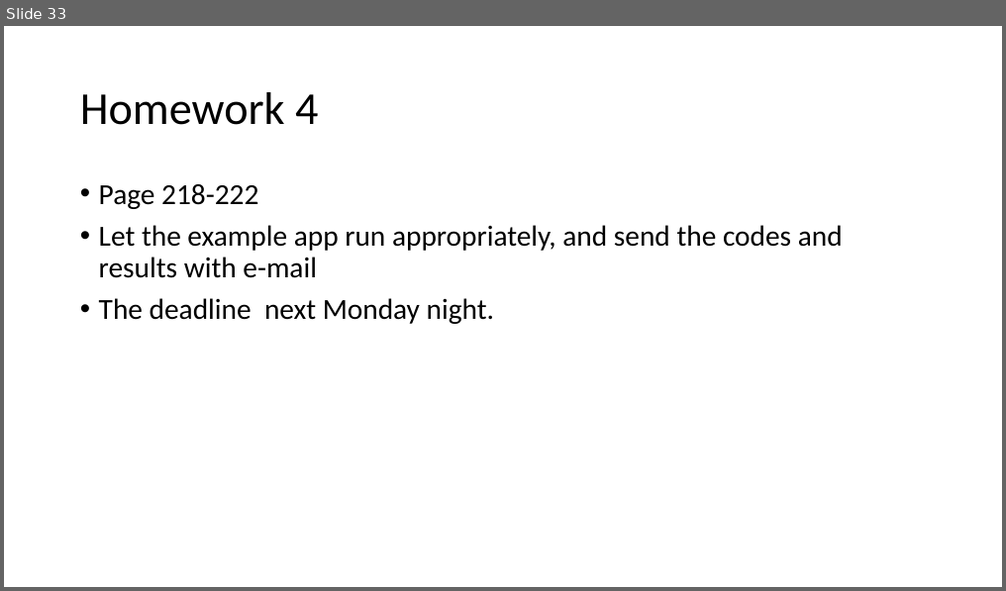
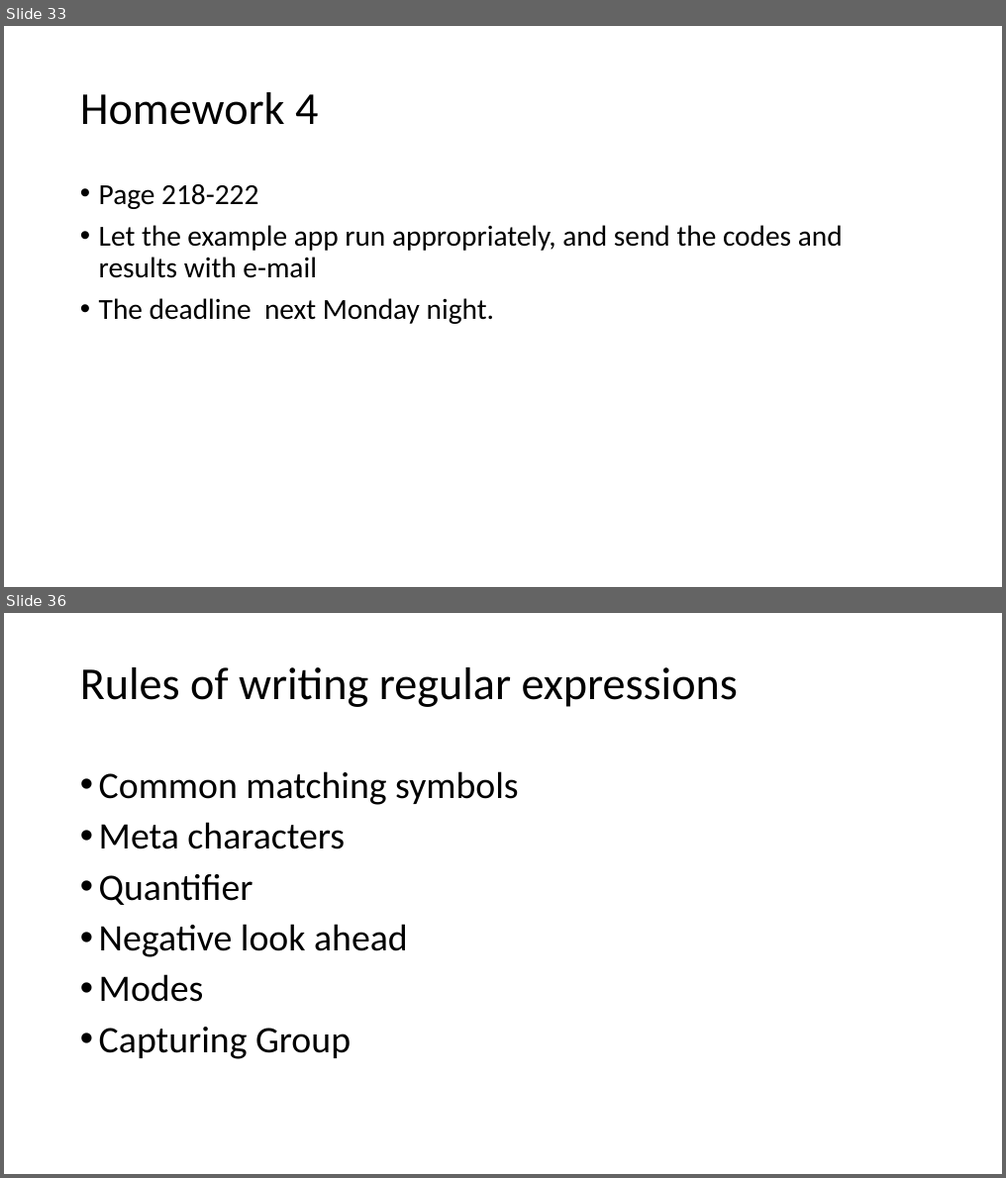
Before and after one commit to tanglw2020/android-class, a slide deck: android activity and intent.pptx. Shown one above the other, each under a label of ours: slide 33 before the commit, slides 33 and 36 after it; the slides between them are not shown. The pictures are 1006x591 and 1006x1178 pixels, drawn with LibreOffice and Linux fonts; fonts in the diff are those of the drawing. Boxes give left, top, right and bottom in pixels: in the first picture for what was removed or moved away, otherwise in the second. Text is boxed around its words. In the diff, an @@ line names an element or a change of style, - is before the commit and + after.

```diff
--- a/android activity and intent.pptx
+++ b/android activity and intent.pptx
@@ slide 36 added at <box>4,613,1002,1174</box>, background #FFFFFF @@
@@ title added at <box>80,667,738,707</box>, 44 pt, text #000000 @@
+Rules of writing regular expressions
@@ text added at <box>99,771,519,1059</box>, 36 pt, text #000000 @@
+• Common matching symbols
+• Meta characters
+• Quantifier
+• Negative look ahead
+• Modes
+• Capturing Group
```
Also in this commit, not shown: 1 slide changed, 14 other slides added, 1 other file.
